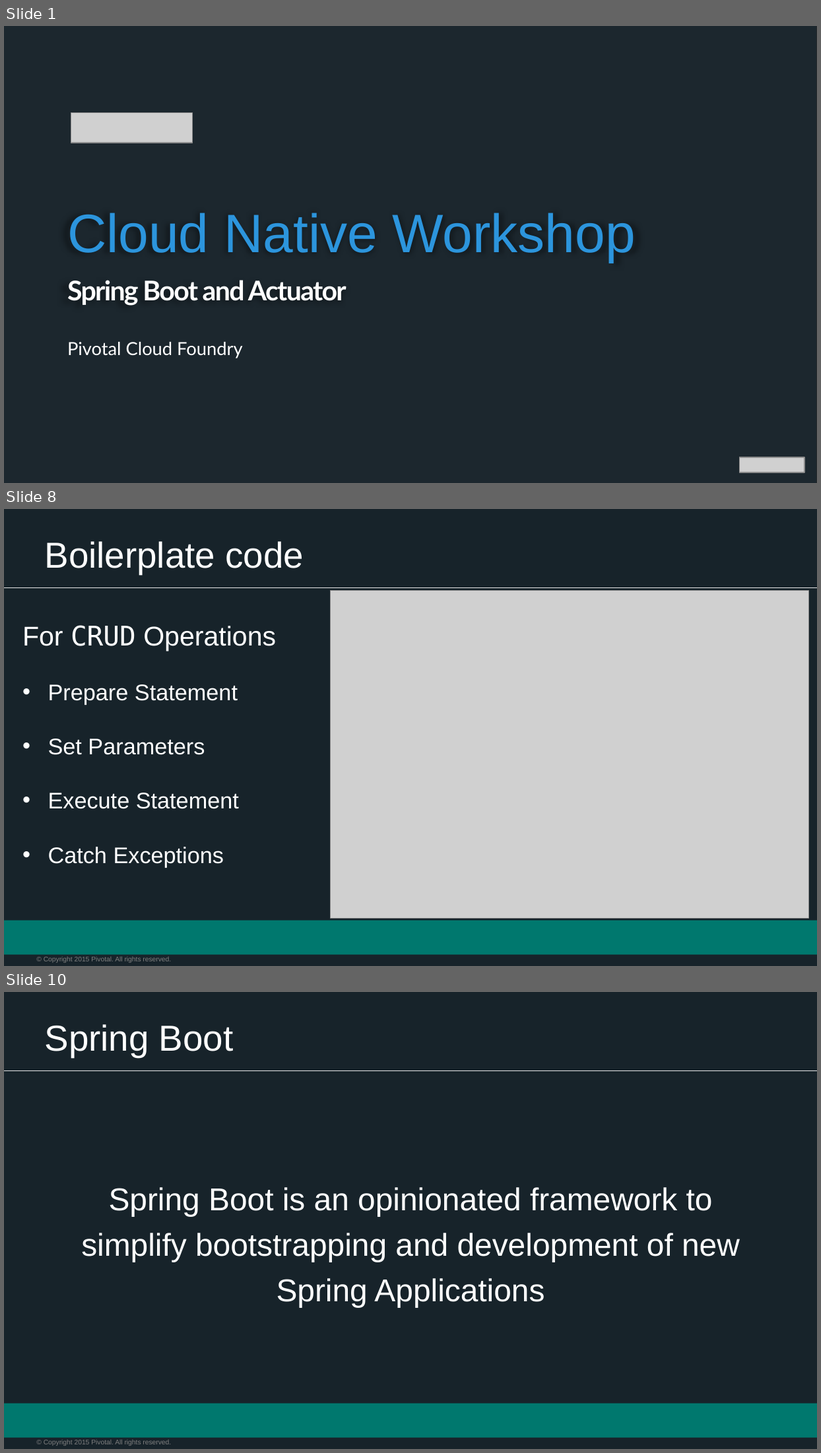
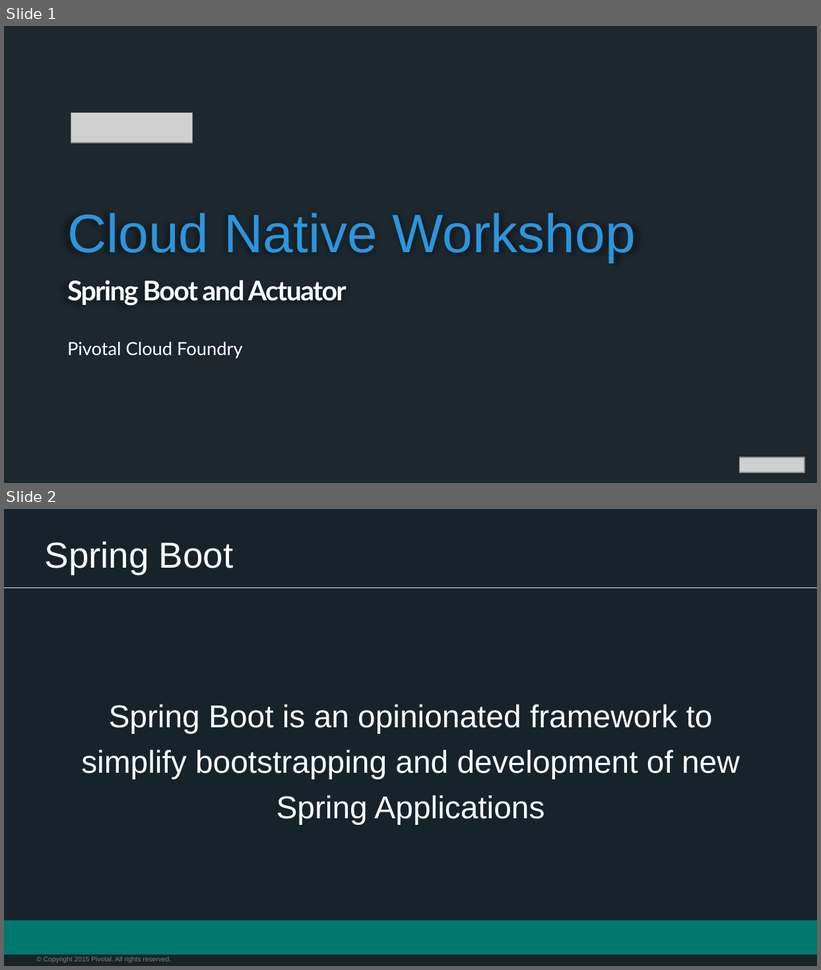
Before and after one commit to appalrpivotal/PCF-Workshop-ESI, a slide deck: presentations/5-Spring_Overview.pptx. Shown one above the other, each under a label of ours: slides 1, 8 and 10 before the commit, slides 1 and 2 after it; the slides between them are not shown. The pictures are 821x1453 and 821x970 pixels, drawn with LibreOffice and Linux fonts; fonts in the diff are those of the drawing; grey boxes stand for pictures; background and template pictures are left out; a plain dark background stands for a picture behind light text. Boxes give left, top, right and bottom in pixels: in the first picture for what was removed or moved away, otherwise in the second. Text is boxed around its words. In the diff, an @@ line names an element or a change of style, - is before the commit and + after.

```diff
--- a/presentations/5-Spring_Overview.pptx
+++ b/presentations/5-Spring_Overview.pptx
@@ slide 8 removed at (x1=4, y1=509, x2=817, y2=966), background #17232A; not listed: 3 template elements that a slide beside it also shows @@
@@ title removed at (x1=45, y1=541, x2=304, y2=574) @@
-Boilerplate code
@@ picture removed at (x1=330, y1=591, x2=808, y2=919) @@
@@ text removed at (x1=22, y1=625, x2=276, y2=867) @@
-For CRUD Operations
-• Prepare Statement
-• Set Parameters
-• Execute Statement
-• Catch Exceptions
@@ what was slide 10 is now slide 2 @@
```
Also in this commit, not shown: 7 other slides removed, 42 other files.
